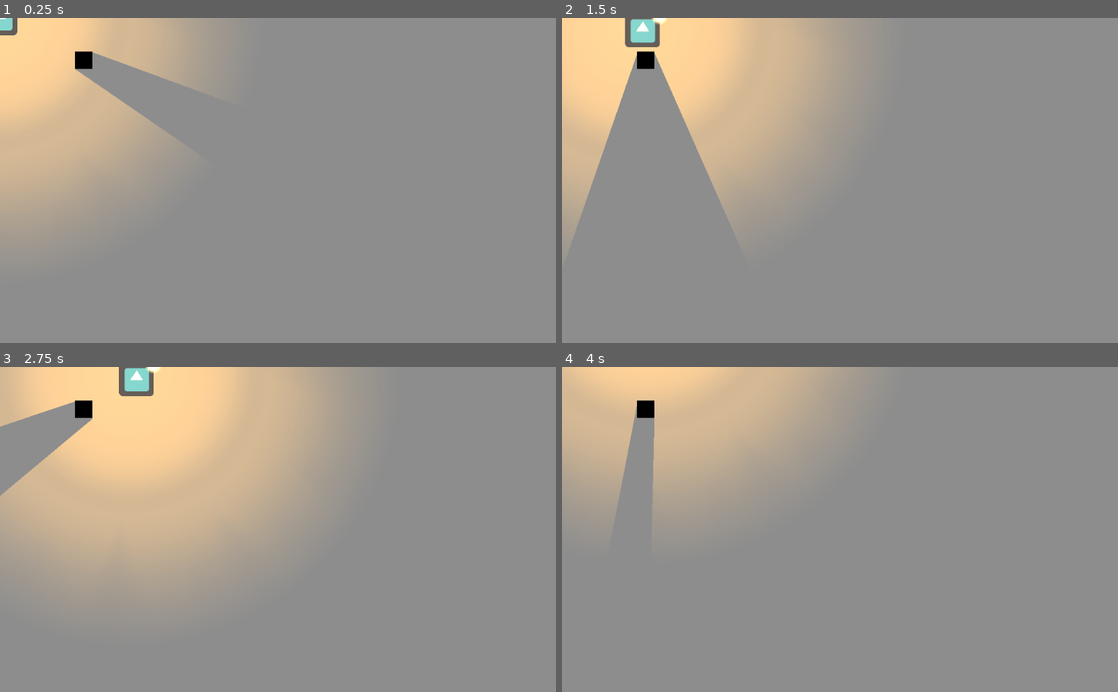
Above: before the commit, frames 1-4 (two rows, left to right).
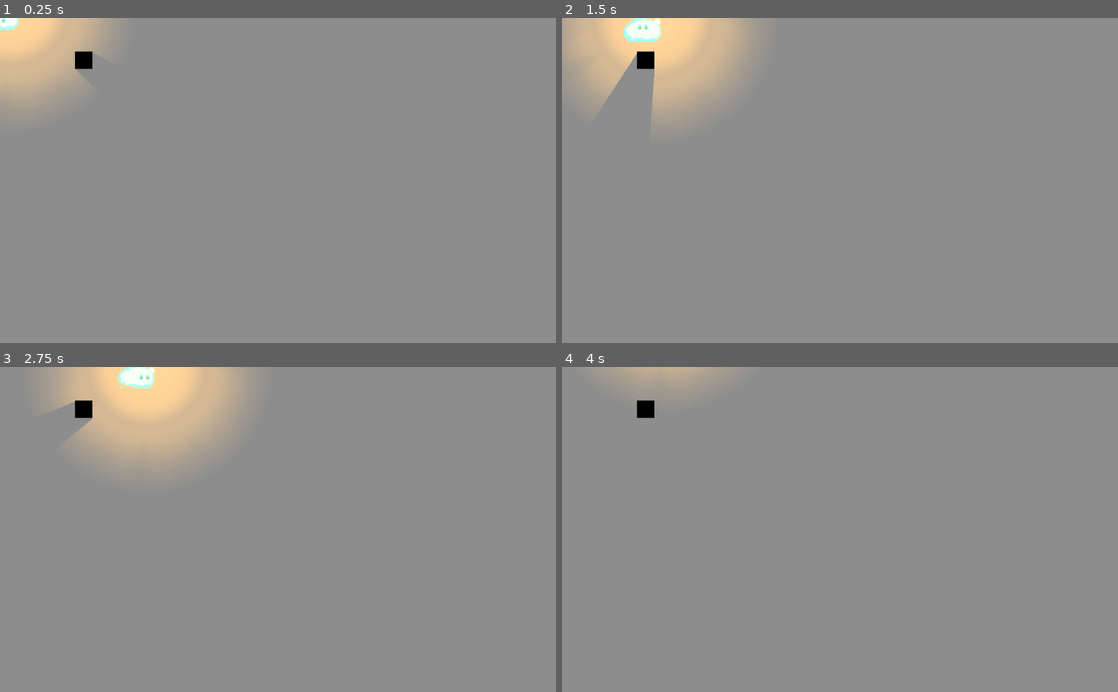
Above: after the commit, the same moments.

Repository: artis-krams/ggj21-lost-slime
Game: Godot game, scene res://Main2D.tscn
The game is run twice, just before and just after one commit, with the same random seed, the same clock (stepped at 60 frames per second) and the same inputs. The engine's default icon, where the game draws it, is replaced by a stand-in: a white triangle on a blue panel in a dark square.
Inputs:
- Up to frame 1 (0.25 s): no input
- Up to frame 2 (1.5 s): tap Enter at 0.5 s; hold Right (right) 0.53-1.28 s; hold S (down) from 1.28 s (still down)
- Up to frame 3 (2.75 s): release S (down) at 2.03 s; hold Right (right) from 2.03 s (still down)
- Up to frame 4 (4 s): release Right (right) at 2.78 s; hold W (up) 2.78-3.53 s; hold A (left) from 3.53 s (still down)

The runs differ from the first frame. In frame 1, 16% of the frame differs, in the area x 0-38%, y 0-68%; in frame 2, 21%; in frame 3, 33%, in the area x 0-63%, y 0-71%; in frame 4, 17%.

Commit message:
animated sprites

Diff:
--- a/Main2D.tscn
+++ b/Main2D.tscn
@@ -1,14 +1,82 @@
-[gd_scene load_steps=10 format=2]
+[gd_scene load_steps=46 format=2]
 
 [ext_resource path="res://Movement.gd" type="Script" id=1]
-[ext_resource path="res://icon.png" type="Texture" id=2]
+[ext_resource path="res://art/Slime/Right/Right1.png" type="Texture" id=2]
 [ext_resource path="res://light.png" type="Texture" id=3]
 [ext_resource path="res://spot.png" type="Texture" id=4]
 [ext_resource path="res://background.png" type="Texture" id=5]
 [ext_resource path="res://caster.png" type="Texture" id=6]
+[ext_resource path="res://art/Slime/Idle/Idle1.png" type="Texture" id=7]
+[ext_resource path="res://art/Slime/Run3.png" type="Texture" id=8]
+[ext_resource path="res://art/Slime/Idle/Idle2.png" type="Texture" id=9]
+[ext_resource path="res://art/Slime/Idle/Idle3.png" type="Texture" id=10]
+[ext_resource path="res://art/Slime/Idle/Idle6.png" type="Texture" id=11]
+[ext_resource path="res://art/Slime/Idle/Idle5.png" type="Texture" id=12]
+[ext_resource path="res://art/Slime/Run6.png" type="Texture" id=13]
+[ext_resource path="res://art/Slime/Run4.png" type="Texture" id=14]
+[ext_resource path="res://art/Slime/Run1.png" type="Texture" id=15]
+[ext_resource path="res://art/Slime/Run2.png" type="Texture" id=16]
+[ext_resource path="res://art/Slime/Idle/Idle4.png" type="Texture" id=17]
+[ext_resource path="res://art/Slime/Run5.png" type="Texture" id=18]
+[ext_resource path="res://art/Slime/Right/Right5.png" type="Texture" id=19]
+[ext_resource path="res://art/Slime/Right/Right6.png" type="Texture" id=20]
+[ext_resource path="res://art/Slime/Right/Right3.png" type="Texture" id=21]
+[ext_resource path="res://art/Slime/Right/Right4.png" type="Texture" id=22]
+[ext_resource path="res://art/Slime/Right/Right2.png" type="Texture" id=23]
+[ext_resource path="res://art/Slime/Up/Up4.png" type="Texture" id=24]
+[ext_resource path="res://art/Slime/Up/Up1.png" type="Texture" id=25]
+[ext_resource path="res://art/Slime/Up/Up3.png" type="Texture" id=26]
+[ext_resource path="res://art/Slime/Up/Up2.png" type="Texture" id=27]
+[ext_resource path="res://art/Slime/Up/Up5.png" type="Texture" id=28]
+[ext_resource path="res://art/Slime/Up/Up6.png" type="Texture" id=29]
+[ext_resource path="res://art/Slime/Left/Left1.png" type="Texture" id=30]
+[ext_resource path="res://art/Slime/Left/Left2.png" type="Texture" id=31]
+[ext_resource path="res://art/Slime/Left/Left5.png" type="Texture" id=32]
+[ext_resource path="res://art/Slime/Down/Down1.png" type="Texture" id=33]
+[ext_resource path="res://art/Slime/Down/Down2.png" type="Texture" id=34]
+[ext_resource path="res://art/Slime/Left/Left3.png" type="Texture" id=35]
+[ext_resource path="res://art/Slime/Left/Left6.png" type="Texture" id=36]
+[ext_resource path="res://art/Slime/Left/Left4.png" type="Texture" id=37]
+[ext_resource path="res://art/Slime/Down/Down6.png" type="Texture" id=38]
+[ext_resource path="res://art/Slime/Down/Down3.png" type="Texture" id=39]
+[ext_resource path="res://art/Slime/Down/Down4.png" type="Texture" id=40]
+[ext_resource path="res://art/Slime/Down/Down5.png" type="Texture" id=41]
 
 [sub_resource type="CircleShape2D" id=2]
-radius = 35.4777
+radius = 35.9018
+
+[sub_resource type="SpriteFrames" id=4]
+animations = [ {
+"frames": [ ExtResource( 7 ), ExtResource( 9 ), ExtResource( 10 ), ExtResource( 17 ), ExtResource( 12 ), ExtResource( 11 ) ],
+"loop": true,
+"name": "idle",
+"speed": 5.0
+}, {
+"frames": [ ExtResource( 15 ), ExtResource( 16 ), ExtResource( 8 ), ExtResource( 14 ), ExtResource( 18 ), ExtResource( 13 ) ],
+"loop": true,
+"name": "run",
+"speed": 7.0
+}, {
+"frames": [ ExtResource( 33 ), ExtResource( 34 ), ExtResource( 39 ), ExtResource( 40 ), ExtResource( 41 ), ExtResource( 38 ) ],
+"loop": true,
+"name": "run_down",
+"speed": 5.0
+}, {
+"frames": [ ExtResource( 2 ), ExtResource( 23 ), ExtResource( 21 ), ExtResource( 22 ), ExtResource( 19 ), ExtResource( 20 ) ],
+"loop": true,
+"name": "run_right",
+"speed": 5.0
+}, {
+"frames": [ ExtResource( 30 ), ExtResource( 31 ), ExtResource( 35 ), ExtResource( 37 ), ExtResource( 32 ), ExtResource( 36 ) ],
+"loop": true,
+"name": "run_left",
+"speed": 5.0
+}, {
+"frames": [ ExtResource( 25 ), ExtResource( 27 ), ExtResource( 26 ), ExtResource( 24 ), ExtResource( 28 ), ExtResource( 29 ) ],
+"loop": true,
+"name": "run_up",
+"speed": 5.0
+} ]
 
 [sub_resource type="OccluderPolygon2D" id=1]
 polygon = PoolVector2Array( -219.124, 124.423, -187.658, 125.13, -188.365, 92.6034, -218.771, 92.9569 )
@@ -26,23 +94,27 @@
 [node name="KinematicBody2D" type="KinematicBody2D" parent="."]
 script = ExtResource( 1 )
 
-[node name="Sprite" type="Sprite" parent="KinematicBody2D"]
-texture = ExtResource( 2 )
-
 [node name="Light2D" type="Light2D" parent="KinematicBody2D"]
-position = Vector2( 4.35678, 2.13105 )
+position = Vector2( 28.0556, -15.5274 )
+scale = Vector2( 0.46613, 0.46613 )
 texture = ExtResource( 3 )
 color = Color( 0.929412, 0.560784, 0.0862745, 1 )
 shadow_enabled = true
 
 [node name="Sprite" type="Sprite" parent="KinematicBody2D/Light2D"]
-position = Vector2( 27.1867, -27.6258 )
-scale = Vector2( 0.384269, 0.384269 )
+position = Vector2( -0.999573, 0.881851 )
+scale = Vector2( 0.354832, 0.354832 )
 texture = ExtResource( 4 )
 
 [node name="CollisionShape2D" type="CollisionShape2D" parent="KinematicBody2D"]
 position = Vector2( -0.629883, 0 )
 shape = SubResource( 2 )
+
+[node name="AnimatedSprite" type="AnimatedSprite" parent="KinematicBody2D"]
+position = Vector2( -0.529718, -14.8325 )
+scale = Vector2( 2.27467, 2.27467 )
+frames = SubResource( 4 )
+animation = "run_down"
 
 [node name="Koki" type="Node2D" parent="."]
 
--- a/Movement.gd
+++ b/Movement.gd
@@ -6,14 +6,23 @@
 
 func get_input():
 	velocity = Vector2()
+
+	if !Input.is_action_pressed("right") && !Input.is_action_pressed("left") && !Input.is_action_pressed("up") && !Input.is_action_pressed("down"):
+		$AnimatedSprite.play("idle")
+
 	if Input.is_action_pressed('right'):
+		$AnimatedSprite.play("run_right")
 		velocity.x += 1
 	if Input.is_action_pressed('left'):
+		$AnimatedSprite.play("run_left")
 		velocity.x -= 1
 	if Input.is_action_pressed('down'):
+		$AnimatedSprite.play("run_up")
 		velocity.y += 1
 	if Input.is_action_pressed('up'):
+		$AnimatedSprite.play("run_down")
 		velocity.y -= 1
+
 	velocity = velocity.normalized() * speed
 
 func _physics_process(delta):
Binary file added: art/Slime/Down/Down1.png
Not shown, added: art/Slime/Down/Down1.png.import
Binary file added: art/Slime/Down/Down2.png
Not shown, added: art/Slime/Down/Down2.png.import
Binary file added: art/Slime/Down/Down3.png
Not shown, added: art/Slime/Down/Down3.png.import
Binary file added: art/Slime/Down/Down4.png
Not shown, added: art/Slime/Down/Down4.png.import
Binary file added: art/Slime/Down/Down5.png
Not shown, added: art/Slime/Down/Down5.png.import
Binary file added: art/Slime/Down/Down6.png
Not shown, added: art/Slime/Down/Down6.png.import
(and 60 more such lines)
